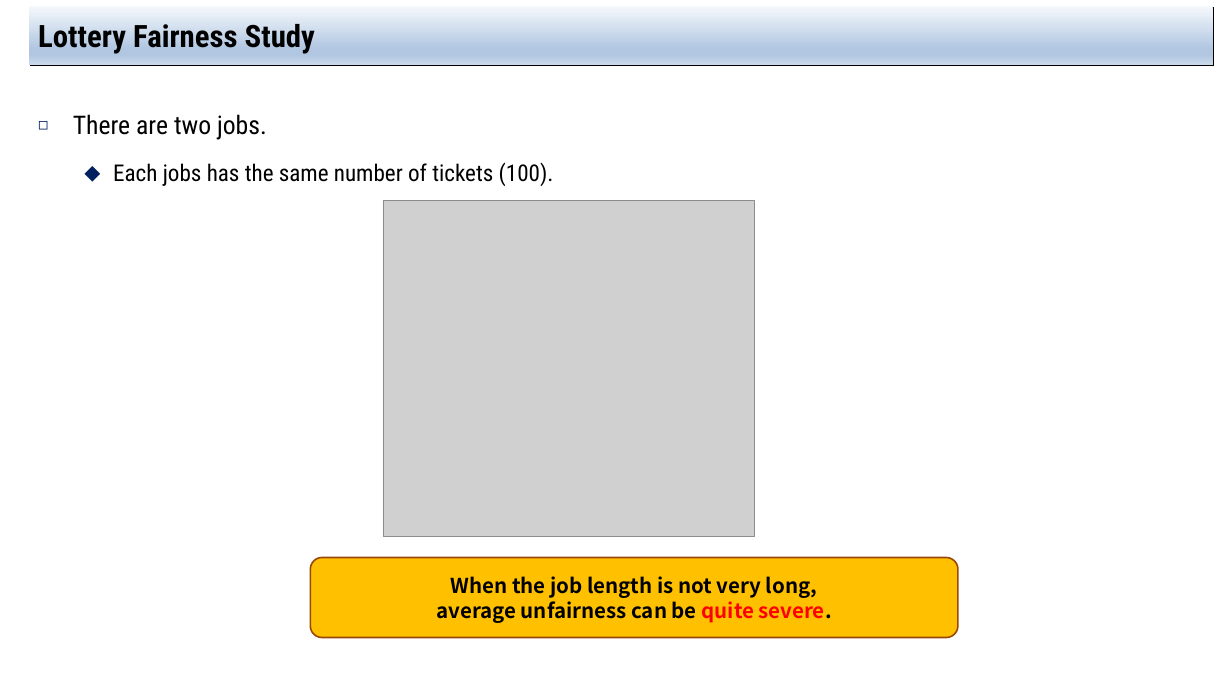
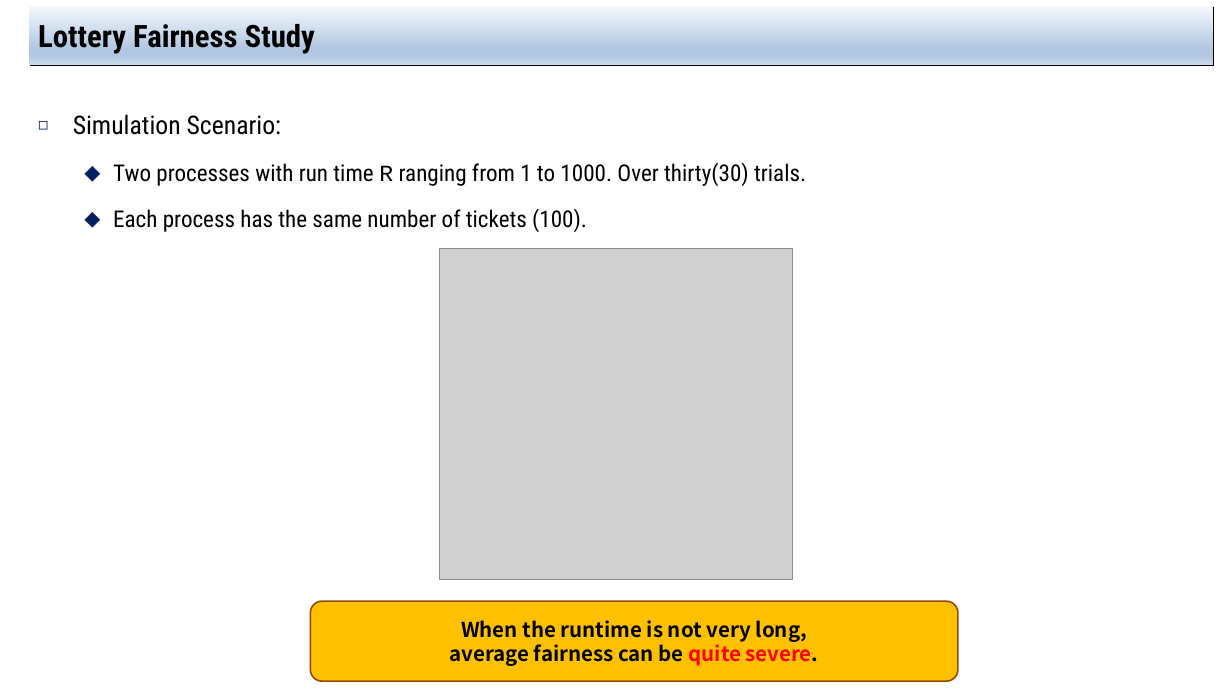
Before and after one commit to jachermocilla/extra-course-materials, a slide deck: slide 13 of cmsc125/ostep/slides/01.Virtualization/09.Scheduling_Proportional_Share.pptx (slide 12 before the commit). Drawn at 1232x693 pixels with LibreOffice and Linux fonts; fonts in the diff are those of the drawing; grey boxes stand for pictures. Boxes give left, top, right and bottom in pixels: in the first picture for what was removed or moved away, otherwise in the second. Text is boxed around its words. In the diff, an @@ line names an element or a change of style, - is before the commit and + after.

```diff
--- a/cmsc125/ostep/slides/01.Virtualization/09.Scheduling_Proportional_Share.pptx
+++ b/cmsc125/ostep/slides/01.Virtualization/09.Scheduling_Proportional_Share.pptx
@@ text at bbox=[73, 114, 806, 232]: text changed @@
-◻ There are two jobs.
-  ⬥ Each jobs has the same number of tickets (100).
+◻ Simulation Scenario:
+  ⬥ Two processes with run time R ranging from 1 to 1000. Over thirty(30) trials.
+  ⬥ Each process has the same number of tickets (100).
@@ picture: place and size @@
-picture at bbox=[384, 201, 755, 537]
+picture at bbox=[439, 249, 792, 580]
@@ rounded rectangle "When the runtime is not ...": place and size @@
-rounded rectangle "When the runtime is not ..." at bbox=[311, 557, 958, 638]
+rounded rectangle "When the runtime is not ..." at bbox=[311, 602, 958, 682]
@@ text in rounded rectangle at bbox=[450, 620, 819, 666]: text changed @@
-When the job length is not very long,
-average unfairness can be quite severe.
+When the runtime is not very long,
+average fairness can be quite severe.
```
Also in this commit, not shown: 8 other slides changed, 9 slides added.
